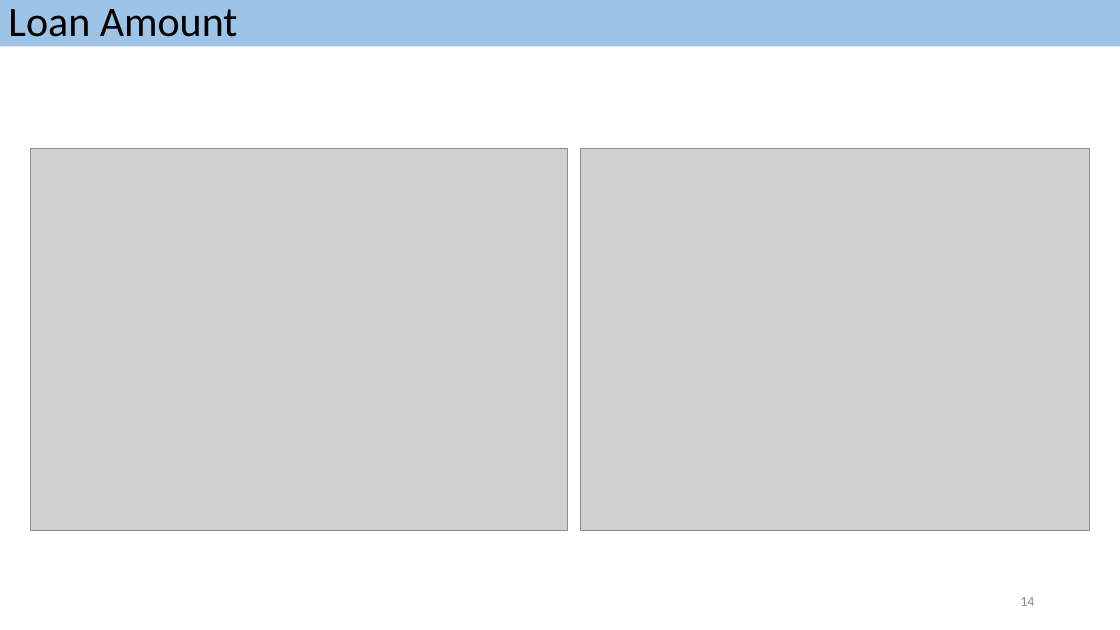
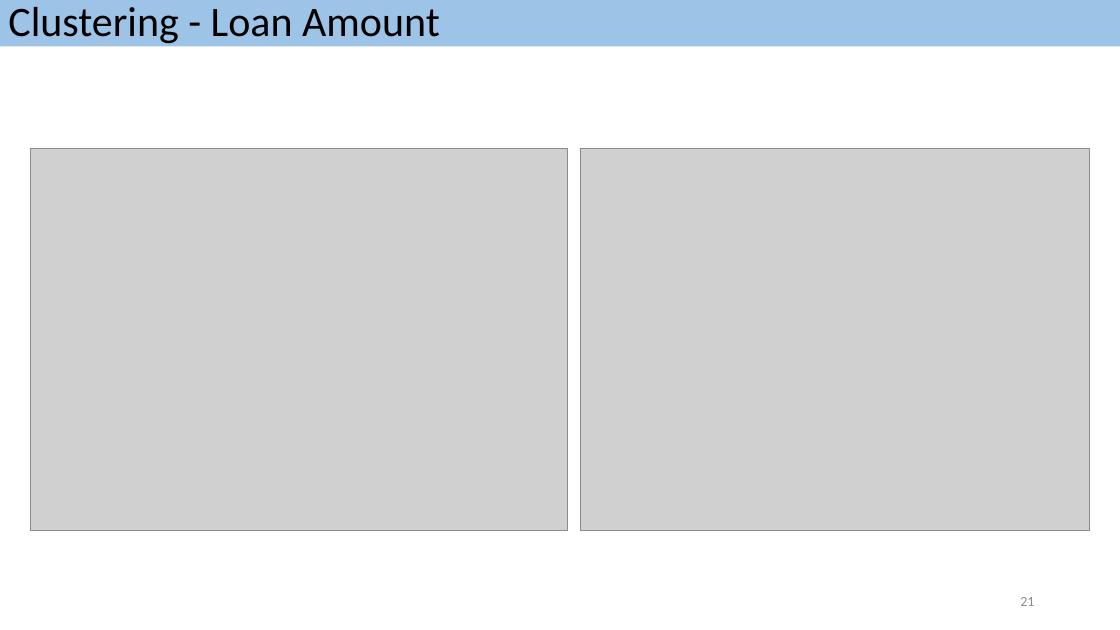
Before and after one commit to saurabhspundir/MortgageCustomerSegmentation, a slide deck: slide 21 of MortgageCustomerSegmentationSlides.pptx (slide 14 before the commit). Drawn at 1120x630 pixels with LibreOffice and Linux fonts; fonts in the diff are those of the drawing; grey boxes stand for pictures. Boxes give left, top, right and bottom in pixels: in the first picture for what was removed or moved away, otherwise in the second. Text is boxed around its words. In the diff, an @@ line names an element or a change of style, - is before the commit and + after.

```diff
--- a/MortgageCustomerSegmentationSlides.pptx
+++ b/MortgageCustomerSegmentationSlides.pptx
@@ text in rectangle at box(8, 7, 440, 47): text changed @@
-Loan Amount
+Clustering - Loan Amount
@@ page number at box(1020, 597, 1034, 606): text changed @@
-14
+21
```
Also in this commit, not shown: 8 other slides changed, 7 slides added.
